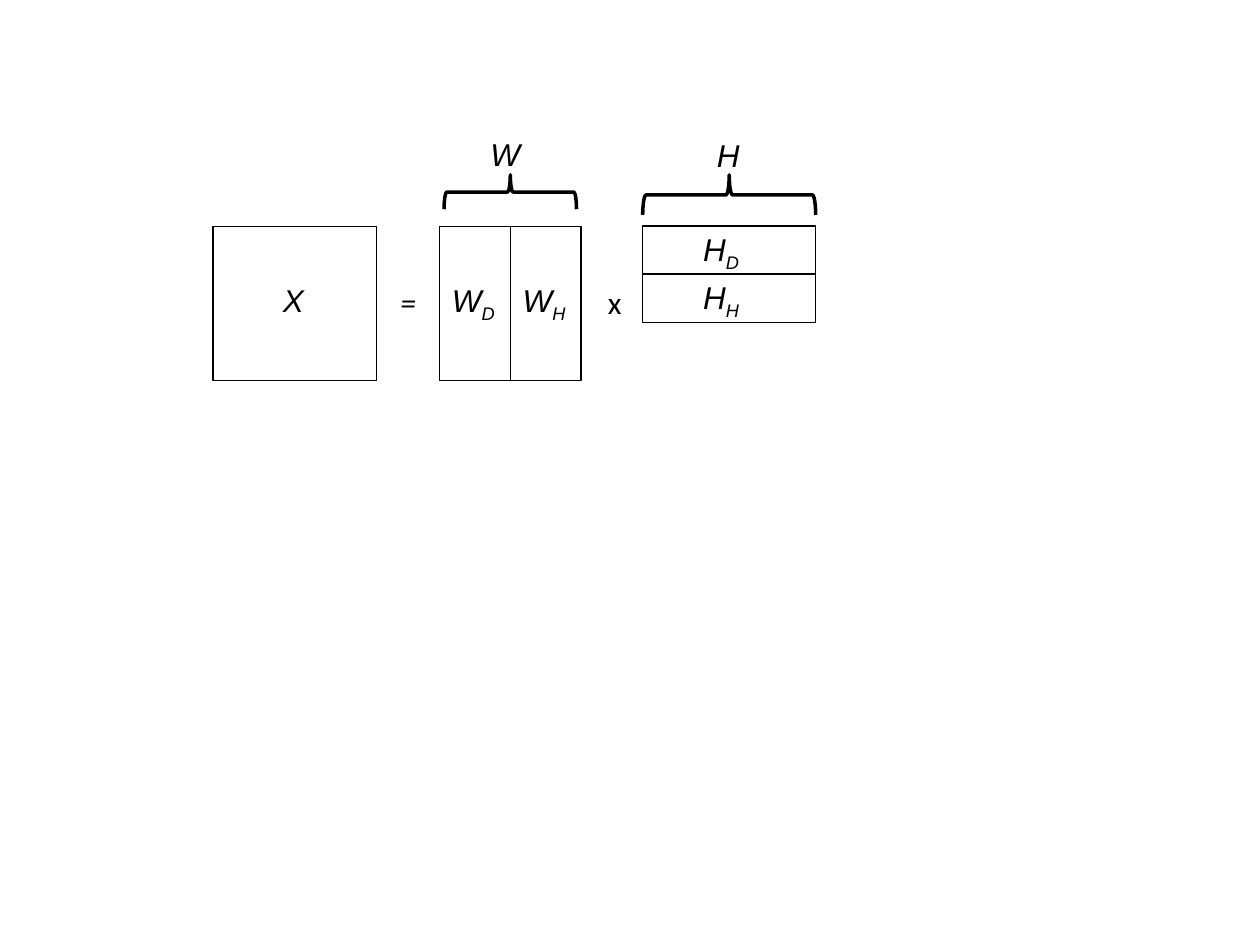
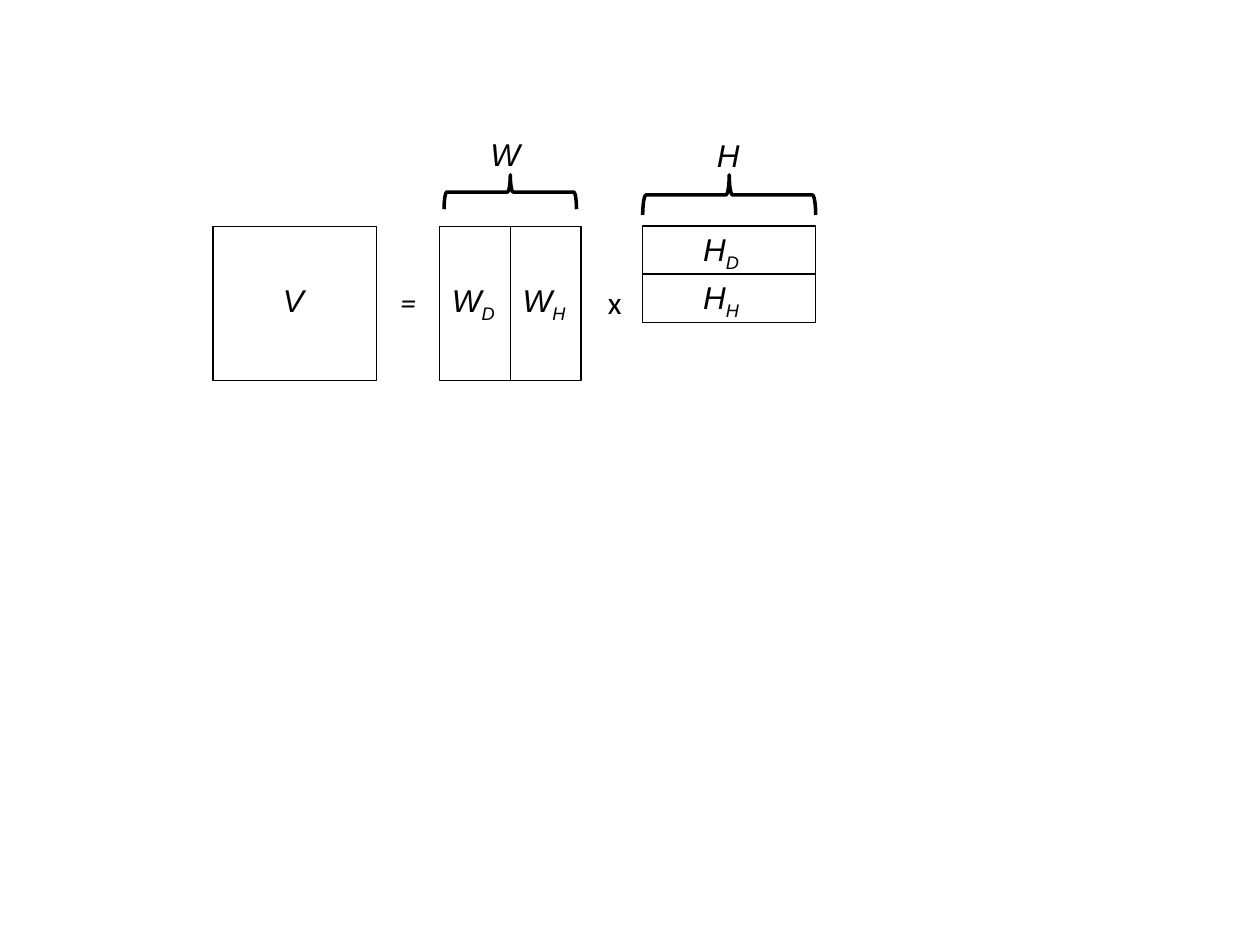
Before and after one commit to cwu307/cw_paper, a slide deck: slide 4 of cw ismir2014/cw_ismir2014_plots.pptx. Drawn at 1260x945 pixels with LibreOffice and Linux fonts; fonts in the diff are those of the drawing. Boxes give left, top, right and bottom in pixels: in the first picture for what was removed or moved away, otherwise in the second. Text is boxed around its words. In the diff, an @@ line names an element or a change of style, - is before the commit and + after.

```diff
--- a/cw ismir2014/cw_ismir2014_plots.pptx
+++ b/cw ismir2014/cw_ismir2014_plots.pptx
@@ text at (283, 290, 304, 312): text changed @@
-X
+V
```
Also in this commit, not shown: 10 other files.
